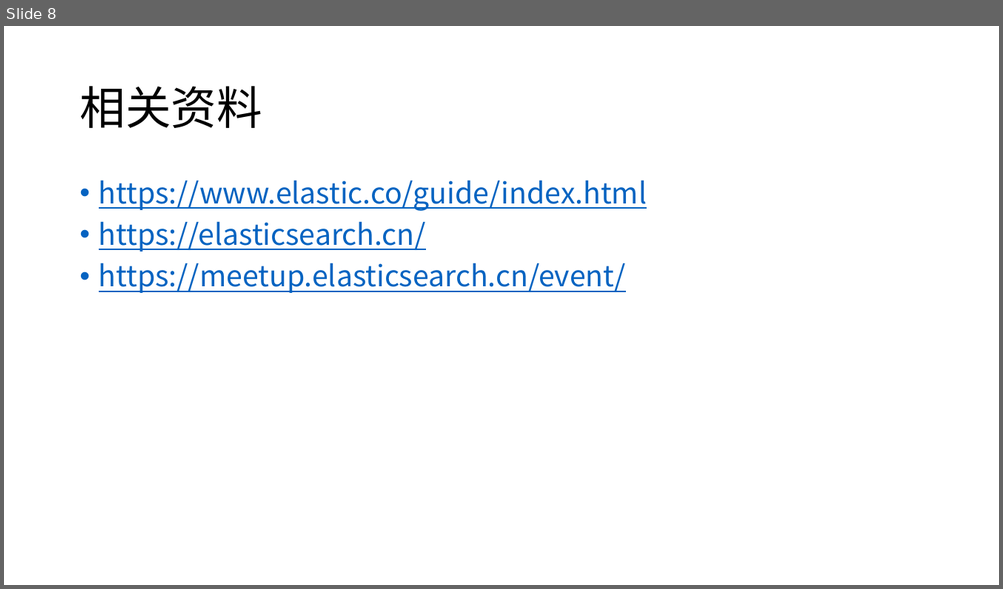
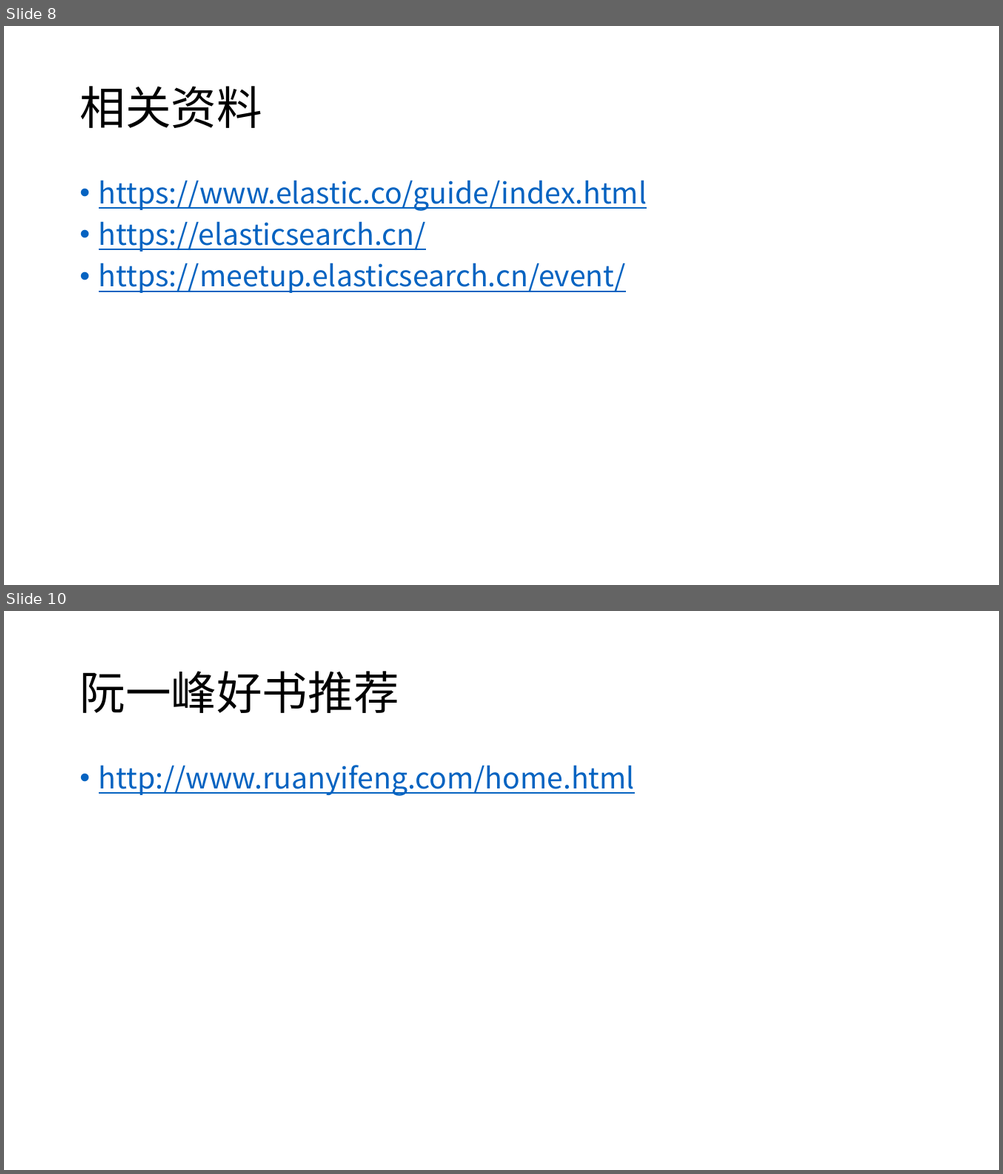
Before and after one commit to MarkShen1992/PPT-template, a slide deck: majoy/ElasticSearch简介.pptx. Shown one above the other, each under a label of ours: slide 8 before the commit, slides 8 and 10 after it; the slides between them are not shown. The pictures are 1003x589 and 1003x1174 pixels, drawn with LibreOffice and Linux fonts; fonts in the diff are those of the drawing. Boxes give left, top, right and bottom in pixels: in the first picture for what was removed or moved away, otherwise in the second. Text is boxed around its words. In the diff, an @@ line names an element or a change of style, - is before the commit and + after.

```diff
--- a/majoy/ElasticSearch简介.pptx
+++ b/majoy/ElasticSearch简介.pptx
@@ slide 10 added at (x1=4, y1=611, x2=999, y2=1170), background #FFFFFF @@
@@ title added at (x1=79, y1=671, x2=398, y2=713), 44 pt, text #000000 @@
+阮一峰好书推荐
@@ text added at (x1=99, y1=765, x2=634, y2=796), 28 pt, text #0563C1, underline @@
+• http://www.ruanyifeng.com/home.html
```
Also in this commit, not shown: 1 other slide added.
